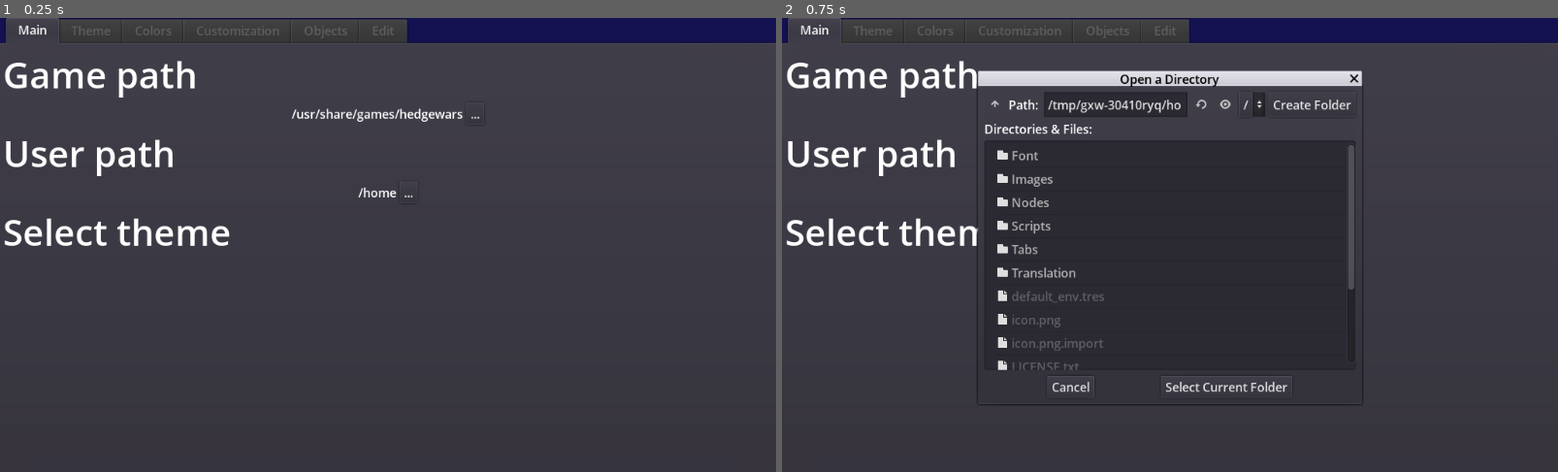
Above: before the commit, frames 1-2 (left to right).
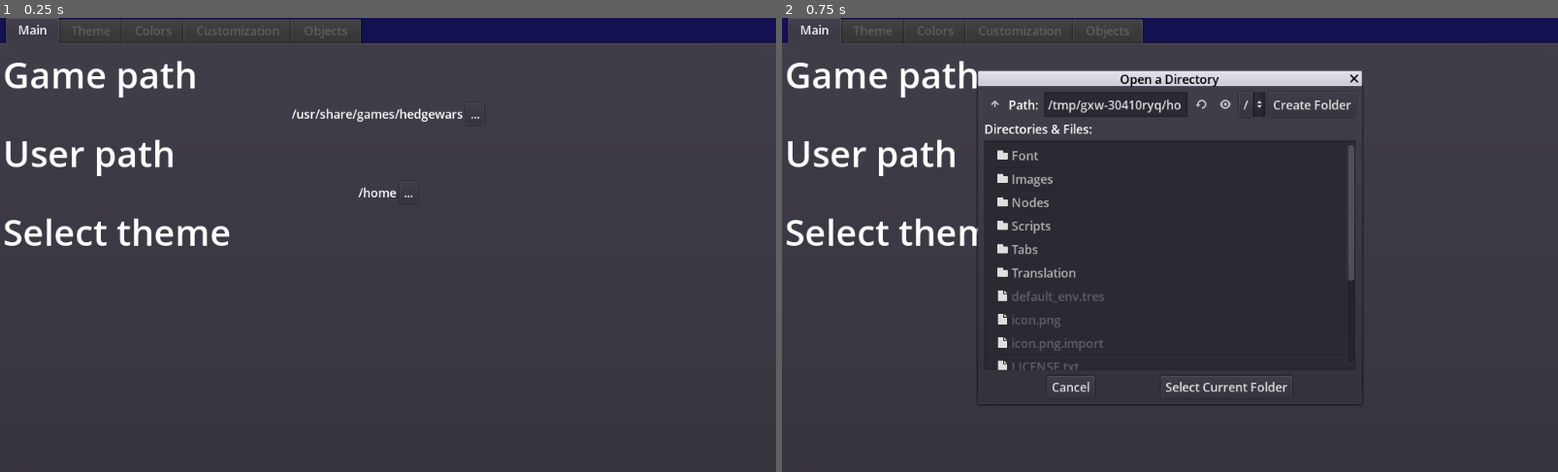
Above: after the commit, the same moments.

Repository: KoBeWi/Hedgewars-Theme-Editor-3
Game: Godot game, scene res://ThemeEditor.tscn
Two runs of this game, one before a commit and one after it. Both use one fixed random seed, a clock stepped at 60 frames per second and the inputs below. The engine's default icon, where the game draws it, is replaced by a stand-in: a white triangle on a blue panel in a dark square.
Inputs:
- Up to frame 1 (0.25 s): no input
- Up to frame 2 (0.75 s): click "..." at 0.5 s

The runs differ from the first frame. In frame 1, 0.3% of the frame differs, in the area x 46-53%, y 0-6%; in frame 2, 0.3%, in the area x 46-74%, y 0-60%.

Commit message:
Added object tab

Diff:
--- /dev/null
+++ b/Nodes/ObjectPanel.tscn
@@ -0,0 +1,209 @@
+[gd_scene load_steps=3 format=2]
+
+[ext_resource path="res://icon.png" type="Texture" id=1]
+
+[sub_resource type="GDScript" id=1]
+
+script/source = "extends Panel
+
+var object
+
+func assign_object(_object):
+	object = _object
+	var texture = Util.load_texture(str(HWTheme.path(), object.name, \".png\"))
+	$Container/Image.texture = texture
+	rect_min_size.y = max(texture.get_size().y + 16, 128)
+
+	$Container/Controls/Amount/Value.value = object.number
+	$Container/Controls/OnWater.pressed = object.buried[0] == Rect2()
+
+func _ready():
+	$Container/Controls/EditObject.connect(\"pressed\", get_parent(), \"edit_object\", [object])"
+
+[node name="ObjectPanel" type="Panel"]
+anchor_left = 0.0
+anchor_top = 0.0
+anchor_right = 1.0
+anchor_bottom = 1.0
+margin_right = -712.0
+margin_bottom = -472.0
+rect_min_size = Vector2( 0, 128 )
+rect_pivot_offset = Vector2( 0, 0 )
+rect_clip_content = false
+mouse_filter = 0
+mouse_default_cursor_shape = 0
+size_flags_horizontal = 1
+size_flags_vertical = 1
+script = SubResource( 1 )
+_sections_unfolded = [ "Rect" ]
+
+[node name="Container" type="HBoxContainer" parent="."]
+anchor_left = 0.0
+anchor_top = 0.0
+anchor_right = 1.0
+anchor_bottom = 1.0
+rect_pivot_offset = Vector2( 0, 0 )
+rect_clip_content = false
+mouse_filter = 1
+mouse_default_cursor_shape = 0
+size_flags_horizontal = 1
+size_flags_vertical = 1
+alignment = 1
+
+[node name="Image" type="TextureRect" parent="Container"]
+anchor_left = 0.0
+anchor_top = 0.0
+anchor_right = 0.0
+anchor_bottom = 0.0
+margin_left = 7.0
+margin_right = 71.0
+margin_bottom = 128.0
+rect_pivot_offset = Vector2( 0, 0 )
+rect_clip_content = false
+mouse_filter = 1
+mouse_default_cursor_shape = 0
+size_flags_horizontal = 1
+size_flags_vertical = 1
+texture = ExtResource( 1 )
+stretch_mode = 4
+
+[node name="Separator" type="Control" parent="Container"]
+anchor_left = 0.0
+anchor_top = 0.0
+anchor_right = 0.0
+anchor_bottom = 0.0
+margin_left = 75.0
+margin_right = 91.0
+margin_bottom = 128.0
+rect_min_size = Vector2( 16, 0 )
+rect_pivot_offset = Vector2( 0, 0 )
+rect_clip_content = false
+mouse_filter = 0
+mouse_default_cursor_shape = 0
+size_flags_horizontal = 1
+size_flags_vertical = 1
+_sections_unfolded = [ "Rect" ]
+
+[node name="Controls" type="VBoxContainer" parent="Container"]
+anchor_left = 0.0
+anchor_top = 0.0
+anchor_right = 0.0
+anchor_bottom = 0.0
+margin_left = 95.0
+margin_right = 305.0
+margin_bottom = 128.0
+rect_pivot_offset = Vector2( 0, 0 )
+rect_clip_content = false
+mouse_filter = 1
+mouse_default_cursor_shape = 0
+size_flags_horizontal = 1
+size_flags_vertical = 1
+alignment = 1
+
+[node name="Amount" type="HBoxContainer" parent="Container/Controls"]
+anchor_left = 0.0
+anchor_top = 0.0
+anchor_right = 0.0
+anchor_bottom = 0.0
+margin_top = 13.0
+margin_right = 210.0
+margin_bottom = 46.0
+rect_pivot_offset = Vector2( 0, 0 )
+rect_clip_content = false
+mouse_filter = 1
+mouse_default_cursor_shape = 0
+size_flags_horizontal = 1
+size_flags_vertical = 1
+alignment = 0
+
+[node name="Value" type="SpinBox" parent="Container/Controls/Amount"]
+anchor_left = 0.0
+anchor_top = 0.0
+anchor_right = 0.0
+anchor_bottom = 0.0
+margin_right = 74.0
+margin_bottom = 33.0
+rect_pivot_offset = Vector2( 0, 0 )
+rect_clip_content = false
+mouse_filter = 0
+mouse_default_cursor_shape = 0
+size_flags_horizontal = 1
+size_flags_vertical = 1
+min_value = 1.0
+max_value = 65536.0
+step = 1.0
+page = 0.0
+value = 1.0
+exp_edit = false
+rounded = false
+allow_greater = false
+allow_lesser = false
+editable = true
+prefix = ""
+suffix = ""
+
+[node name="Label" type="Label" parent="Container/Controls/Amount"]
+anchor_left = 0.0
+anchor_top = 0.0
+anchor_right = 0.0
+anchor_bottom = 0.0
+margin_left = 78.0
+margin_top = 5.0
+margin_right = 210.0
+margin_bottom = 28.0
+rect_pivot_offset = Vector2( 0, 0 )
+rect_clip_content = false
+mouse_filter = 2
+mouse_default_cursor_shape = 0
+size_flags_horizontal = 1
+size_flags_vertical = 4
+text = "Number per map"
+percent_visible = 1.0
+lines_skipped = 0
+max_lines_visible = -1
+
+[node name="OnWater" type="CheckBox" parent="Container/Controls"]
+anchor_left = 0.0
+anchor_top = 0.0
+anchor_right = 0.0
+anchor_bottom = 0.0
+margin_top = 50.0
+margin_right = 210.0
+margin_bottom = 81.0
+rect_pivot_offset = Vector2( 0, 0 )
+rect_clip_content = false
+focus_mode = 2
+mouse_filter = 0
+mouse_default_cursor_shape = 0
+size_flags_horizontal = 1
+size_flags_vertical = 1
+toggle_mode = true
+enabled_focus_mode = 2
+shortcut = null
+group = null
+text = "Placed on water"
+flat = false
+align = 0
+
+[node name="EditObject" type="Button" parent="Container/Controls"]
+anchor_left = 0.0
+anchor_top = 0.0
+anchor_right = 0.0
+anchor_bottom = 0.0
+margin_top = 85.0
+margin_right = 210.0
+margin_bottom = 114.0
+rect_pivot_offset = Vector2( 0, 0 )
+rect_clip_content = false
+focus_mode = 2
+mouse_filter = 0
+mouse_default_cursor_shape = 0
+size_flags_horizontal = 1
+size_flags_vertical = 1
+toggle_mode = false
+enabled_focus_mode = 2
+shortcut = null
+group = null
+text = "Edit this object"
+flat = false
+align = 1
--- /dev/null
+++ b/ObjectEdit.tscn
@@ -0,0 +1,13 @@
+[gd_scene format=2]
+
+[node name="ObjectEdit" type="Panel"]
+anchor_left = 0.0
+anchor_top = 0.0
+anchor_right = 1.0
+anchor_bottom = 1.0
+rect_pivot_offset = Vector2( 0, 0 )
+rect_clip_content = false
+mouse_filter = 0
+mouse_default_cursor_shape = 0
+size_flags_horizontal = 1
+size_flags_vertical = 1
--- a/Scripts/TabColors.gd
+++ b/Scripts/TabColors.gd
@@ -4,10 +4,9 @@
 
 func _ready():
 	get_parent().name = tr("Colors")
+	Util.size_listeners.append(self)
+	HWTheme.connect("theme_loaded", self, "on_theme_loaded")
 
-	Util.size_listeners.append(self)
-
-	HWTheme.connect("theme_loaded", self, "on_theme_loaded")
 	$UpperWater/Color.connect("color_changed", self, "synchronize_water_alpha", [$LowerWater/Color])
 	$LowerWater/Color.connect("color_changed", self, "synchronize_water_alpha", [$UpperWater/Color])
 	$SDUpperWater/Color.connect("color_changed", self, "synchronize_water_alpha", [$SDLowerWater/Color])
--- a/Scripts/TabMain.gd
+++ b/Scripts/TabMain.gd
@@ -2,10 +2,9 @@
 
 func _ready():
 	name = tr("Main")
+	Util.size_listeners.append(self)
+	HWTheme.connect("theme_loaded", self, "on_theme_loaded")
 
-	Util.size_listeners.append(self)
-
-	HWTheme.connect("theme_loaded", self, "on_theme_loaded")
 	$Save/Button.connect("pressed", HWTheme, "save_theme")
 	$GamePath/Button.connect("pressed", $FileDialog/GameDialog, "popup_centered")
 	$UserPath/Button.connect("pressed", $FileDialog/UserDialog, "popup_centered")
--- /dev/null
+++ b/Scripts/TabObjects.gd
@@ -0,0 +1,23 @@
+extends VBoxContainer
+
+func _ready():
+	get_parent().name = tr("Objects")
+	Util.size_listeners.append(self)
+	HWTheme.connect("theme_loaded", self, "on_theme_loaded")
+
+func on_theme_loaded():
+	for panel in get_children(): panel.free()
+
+	for object in HWTheme.objects.values():
+		var panel  = preload("res://Nodes/ObjectPanel.tscn").instance()
+		panel.assign_object(object)
+		add_child(panel)
+
+func edit_object(object):
+	Util.temp_editor = get_tree().current_scene
+
+	var object_edit = preload("res://ObjectEdit.tscn").instance()
+	$"/root".add_child(object_edit)
+	get_tree().current_scene = object_edit
+
+	$"/root".remove_child(Util.temp_editor)
--- a/Scripts/TabTheme.gd
+++ b/Scripts/TabTheme.gd
@@ -5,13 +5,12 @@
 
 func _ready():
 	get_parent().name = tr("Theme")
+	Util.size_listeners.append(self)
+	HWTheme.connect("theme_loaded", self, "on_theme_loaded")
 
 	$CloudsHeader/OnOff.hint_tooltip = tr("When off, related key will not appear in theme.cfg")
 	$SDCloudsHeader/OnOff.hint_tooltip = tr("When off, related key will not appear in theme.cfg")
 
-	Util.size_listeners.append(self)
-
-	HWTheme.connect("theme_loaded", self, "on_theme_loaded")
 	$Music/Play.connect("pressed", self, "play_music", [false])
 	$Music/Stop.connect("pressed", self, "stop_music")
 	$SDMusic/Play.connect("pressed", self, "play_music", [true])
--- a/Scripts/Theme.gd
+++ b/Scripts/Theme.gd
@@ -206,8 +206,7 @@
 			"snow": snow = true
 			"ice": ice = true
 			"object":
-				var object = {buried = [], visible = []}
-				object.number = int(params[1])
+				var object = {name = params[0], number = int(params[1]), buried = [], visible = [], on_water = false}
 
 				var rects = 1
 				var i = 2
--- a/Scripts/ThemeEditor.gd
+++ b/Scripts/ThemeEditor.gd
@@ -15,7 +15,7 @@
 func on_theme_loaded():
 	OS.set_window_title(str(tr("Hedgewars Theme Editor 3"), " (", HWTheme.theme_name, ")"))
 
-	for i in range(1, get_child_count()-1):
+	for i in range(1, get_child_count()):
 		set_tab_disabled(i, false)
 
 func on_output_updated(dirty):
--- a/Scripts/Utility.gd
+++ b/Scripts/Utility.gd
@@ -5,6 +5,7 @@
 var hedgewars_path
 var hedgewars_user_path
 
+var temp_editor
 var size_listeners = []
 
 func _ready():
--- /dev/null
+++ b/Tabs/Objects.tscn
@@ -0,0 +1,39 @@
+[gd_scene load_steps=2 format=2]
+
+[ext_resource path="res://Scripts/TabObjects.gd" type="Script" id=1]
+
+[node name="Objects" type="ScrollContainer"]
+visible = false
+anchor_left = 0.0
+anchor_top = 0.0
+anchor_right = 1.0
+anchor_bottom = 1.0
+margin_left = 4.0
+margin_top = 36.0
+margin_right = -4.0
+margin_bottom = -4.0
+rect_pivot_offset = Vector2( 0, 0 )
+rect_clip_content = true
+mouse_filter = 0
+mouse_default_cursor_shape = 0
+size_flags_horizontal = 1
+size_flags_vertical = 1
+scroll_horizontal_enabled = false
+scroll_horizontal = 0
+scroll_vertical_enabled = true
+scroll_vertical = 0
+scroll_deadzone = 0
+
+[node name="Container" type="VBoxContainer" parent="."]
+anchor_left = 0.0
+anchor_top = 0.0
+anchor_right = 0.0
+anchor_bottom = 0.0
+rect_pivot_offset = Vector2( 0, 0 )
+rect_clip_content = false
+mouse_filter = 1
+mouse_default_cursor_shape = 0
+size_flags_horizontal = 1
+size_flags_vertical = 1
+alignment = 0
+script = ExtResource( 1 )
--- a/ThemeEditor.tscn
+++ b/ThemeEditor.tscn
@@ -1,9 +1,10 @@
-[gd_scene load_steps=5 format=2]
+[gd_scene load_steps=6 format=2]
 
 [ext_resource path="res://Scripts/ThemeEditor.gd" type="Script" id=1]
 [ext_resource path="res://Tabs/Main.tscn" type="PackedScene" id=2]
 [ext_resource path="res://Tabs/Theme.tscn" type="PackedScene" id=3]
 [ext_resource path="res://Tabs/Colors.tscn" type="PackedScene" id=4]
+[ext_resource path="res://Tabs/Objects.tscn" type="PackedScene" id=5]
 
 [node name="ThemeEditor" type="TabContainer"]
 anchor_left = 0.0
@@ -50,36 +51,5 @@
 size_flags_horizontal = 1
 size_flags_vertical = 1
 
-[node name="Objects" type="Control" parent="."]
-visible = false
-anchor_left = 0.0
-anchor_top = 0.0
-anchor_right = 1.0
-anchor_bottom = 1.0
-margin_left = 4.0
+[node name="Objects" parent="." instance=ExtResource( 5 )]
 margin_top = 41.0
-margin_right = -4.0
-margin_bottom = -4.0
-rect_pivot_offset = Vector2( 0, 0 )
-rect_clip_content = false
-mouse_filter = 0
-mouse_default_cursor_shape = 0
-size_flags_horizontal = 1
-size_flags_vertical = 1
-
-[node name="Edit" type="Control" parent="."]
-visible = false
-anchor_left = 0.0
-anchor_top = 0.0
-anchor_right = 1.0
-anchor_bottom = 1.0
-margin_left = 4.0
-margin_top = 41.0
-margin_right = -4.0
-margin_bottom = -4.0
-rect_pivot_offset = Vector2( 0, 0 )
-rect_clip_content = false
-mouse_filter = 0
-mouse_default_cursor_shape = 0
-size_flags_horizontal = 1
-size_flags_vertical = 1
